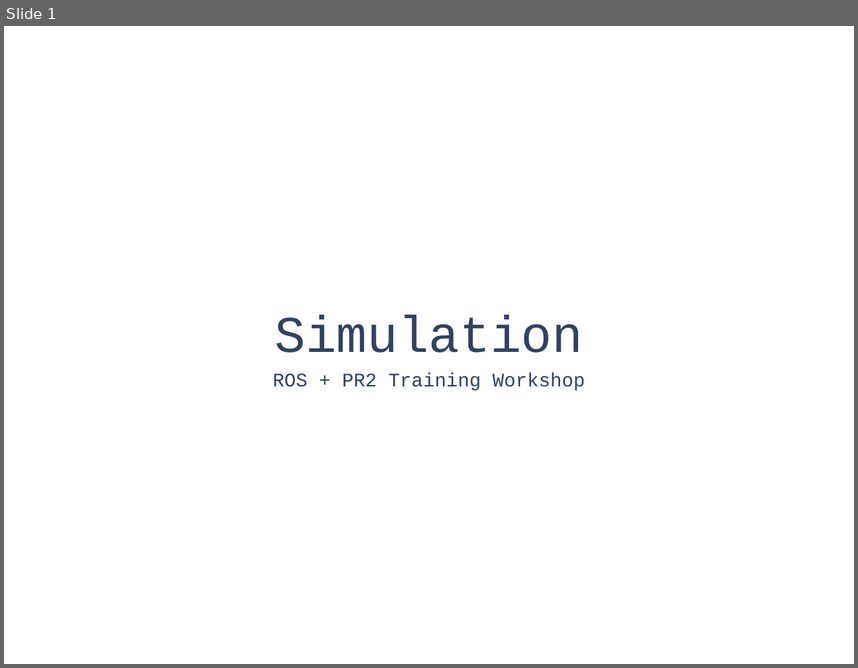
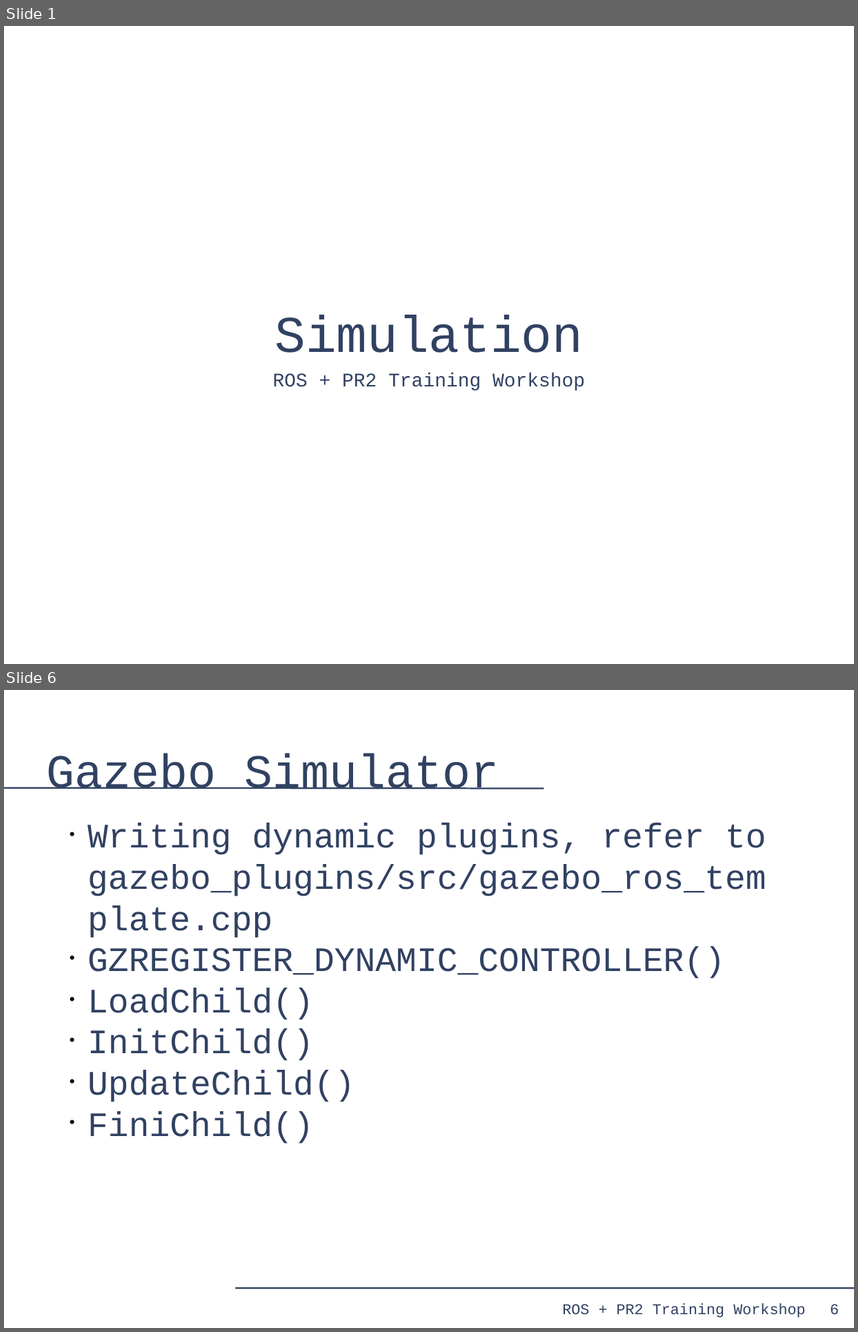
Before and after one commit to PR2/pr2_docs, a slide deck: pr2_training_workshop/simulation/simulation_training_workshop.odp. Shown one above the other, each under a label of ours: slide 1 before the commit, slides 1 and 6 after it; the slides between them are not shown. The pictures are 858x668 and 858x1332 pixels, drawn with LibreOffice and Linux fonts; fonts in the diff are those of the drawing. Boxes give left, top, right and bottom in pixels: in the first picture for what was removed or moved away, otherwise in the second. Text is boxed around its words. In the diff, an @@ line names an element or a change of style, - is before the commit and + after.

```diff
--- a/pr2_training_workshop/simulation/simulation_training_workshop.odp
+++ b/pr2_training_workshop/simulation/simulation_training_workshop.odp
@@ slide 6 added at (4, 690, 854, 1328), background #FFFFFF @@
@@ title added at (47, 753, 499, 789), 44 pt, text #314162 @@
+Gazebo Simulator
@@ line added from (4, 788) to (544, 788), #314162 1.45 pt @@
@@ text added at (87, 822, 766, 1143), 32 pt, text #314162 @@
+• Writing dynamic plugins, refer to gazebo_plugins/src/gazebo_ros_template.cpp
+• GZREGISTER_DYNAMIC_CONTROLLER()
+• LoadChild()
+• InitChild()
+• UpdateChild()
+• FiniChild()
@@ line added from (235, 1288) to (854, 1288), #314162 1.45 pt @@
@@ text added at (562, 1303, 805, 1317), 14 pt, text #314162 @@
+ROS + PR2 Training Workshop
@@ page number added at (830, 1303, 839, 1314), 14 pt, text #314162 @@
+6
```
Also in this commit, not shown: 12 slides changed, 6 other slides added, 2 slides removed.
